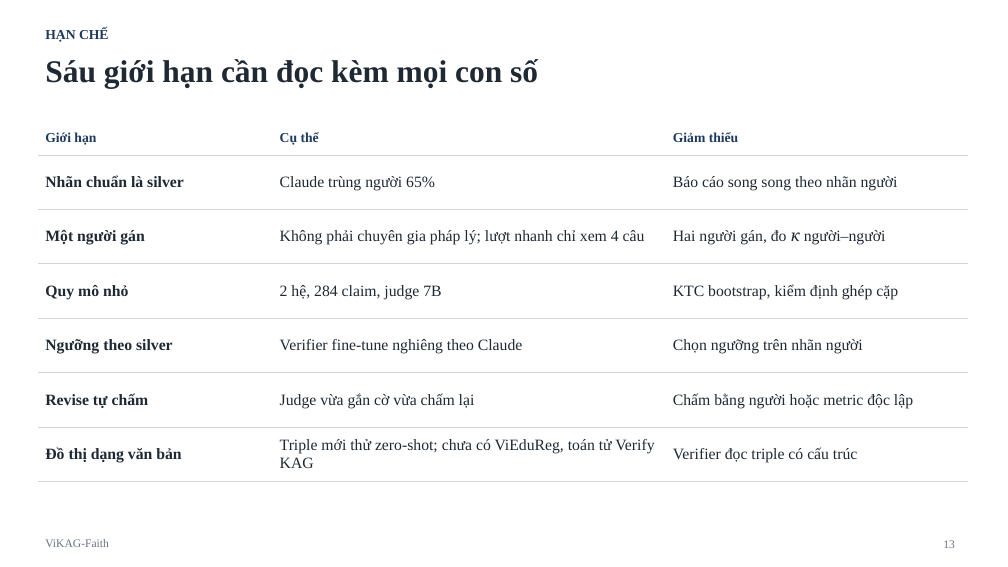
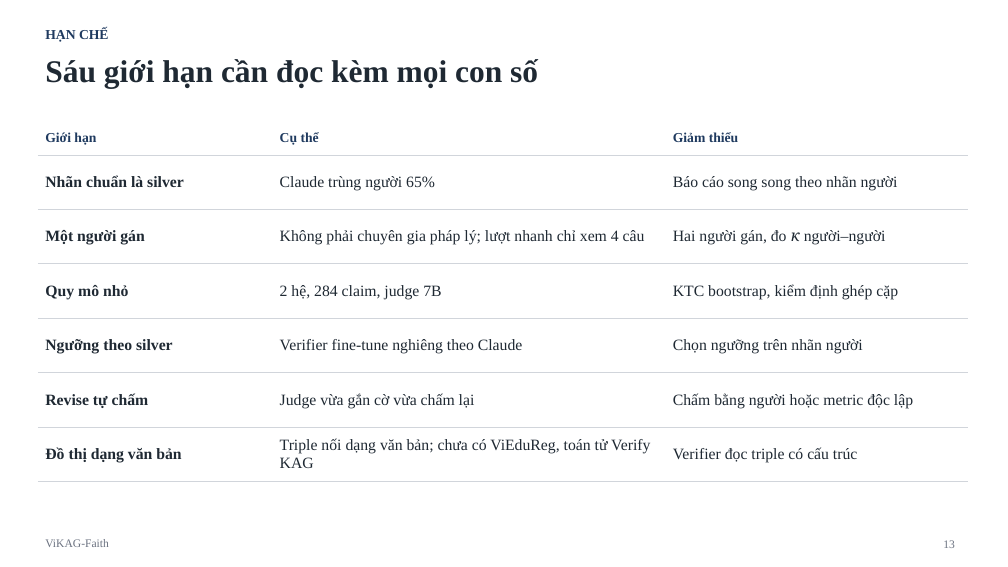
Before and after one commit to vinhha195-oss/vikag-faith, a slide deck: slide 13 of nop_bai/ViKAG-Faith_BaiBao_slide.pptx. Drawn at 1008x567 pixels with LibreOffice and Linux fonts; fonts in the diff are those of the drawing. Boxes give left, top, right and bottom in pixels: in the first picture for what was removed or moved away, otherwise in the second. Text is boxed around its words. In the diff, an @@ line names an element or a change of style, - is before the commit and + after.

```diff
--- a/nop_bai/ViKAG-Faith_BaiBao_slide.pptx
+++ b/nop_bai/ViKAG-Faith_BaiBao_slide.pptx
@@ table at box(38, 121, 968, 472) @@
-row 7, column 2: Triple mới thử zero-shot; chưa có ViEduReg, toán tử Verify KAG
+row 7, column 2: Triple nối dạng văn bản; chưa có ViEduReg, toán tử Verify KAG
```
Also in this commit, not shown: 2 other slides changed, 17 other files.
